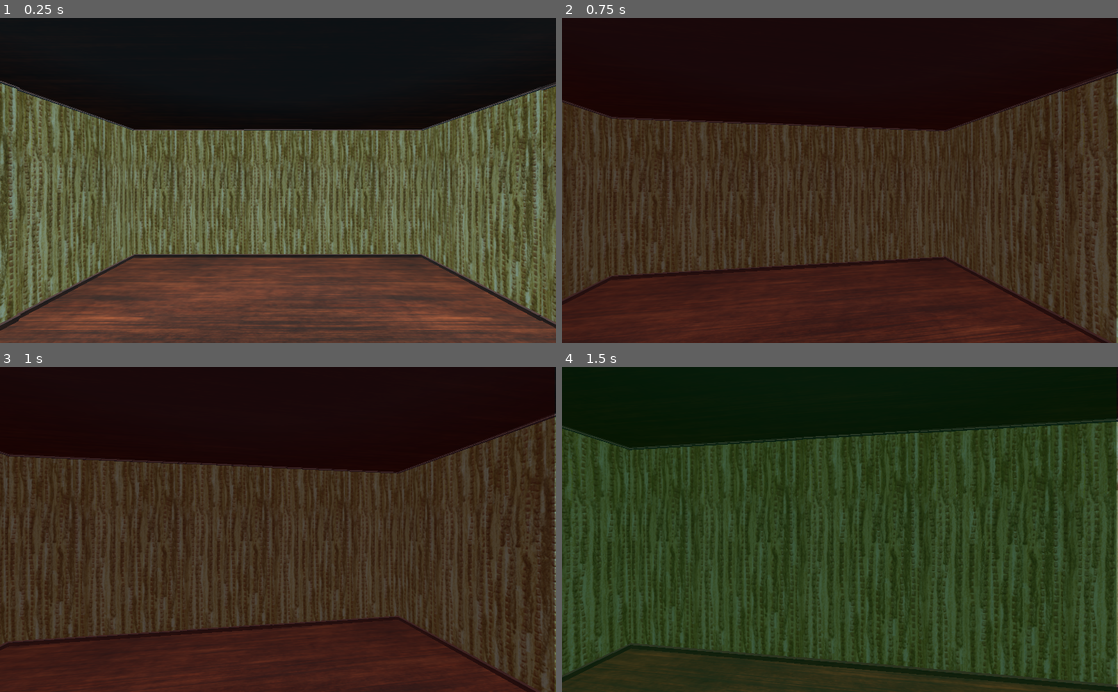
Above: before the commit, frames 1-4 (two rows, left to right).
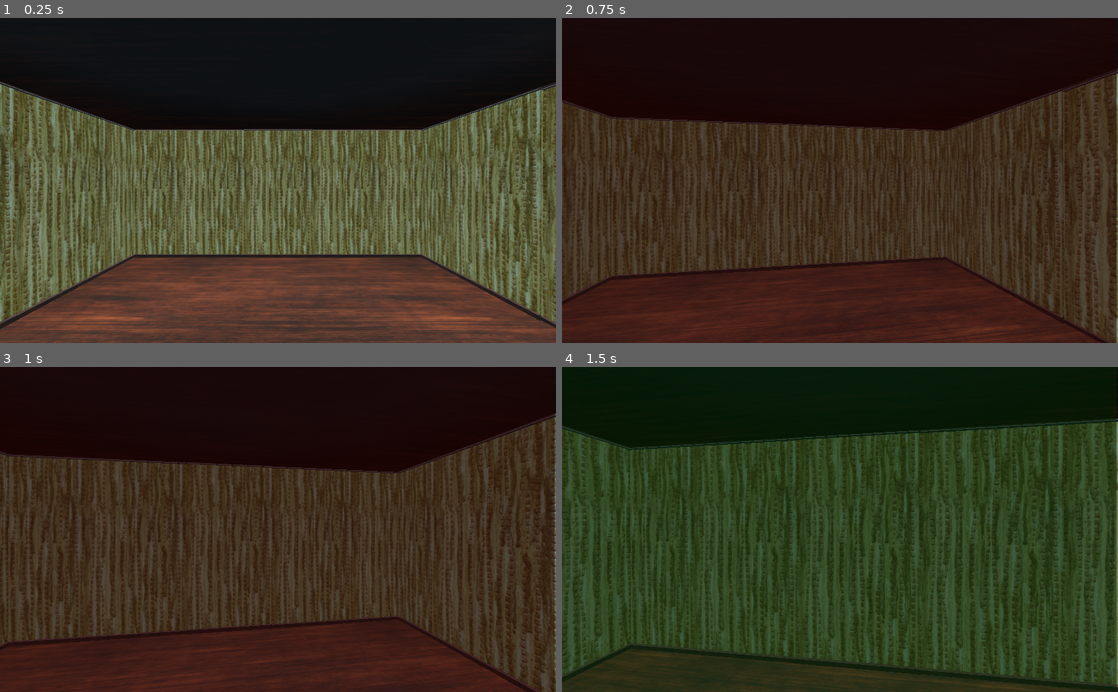
Above: after the commit, the same moments.

Repository: dvbeelen/LEECH
Game: Godot game, scene res://TestScene.tscn
The game is run twice, just before and just after one commit, with the same random seed, the same clock (stepped at 60 frames per second) and the same inputs.
Inputs (mouse positions are in pixels of both pictures, inside the frame that each line leads up to):
- Up to frame 1 (0.25 s): no input
- Up to frame 2 (0.75 s): tap Enter at 0.5 s; move the mouse to (867, 180) at 0.52 s; hold W (move_forward) from 0.53 s (still down); tap 1 (frame_1) at 0.6 s
- Up to frame 3 (1 s): keep holding W (move_forward)
- Up to frame 4 (1.5 s): keep holding W (move_forward); move the mouse to (812, 529) at 1.27 s; tap 2 (frame_2) at 1.35 s

The runs differ from the first frame. In frame 1, 1.3% of the frame differs, in the area x 0-4%, y 19-97%; in frame 2, nothing differs; in frame 3, nothing differs; in frame 4, nothing differs.

Commit message:
Added ceiling

Diff:
--- a/TestScene.tscn
+++ b/TestScene.tscn
@@ -22,10 +22,10 @@
 [node name="Room" type="Spatial" parent="Assets"]
 transform = Transform( 1, 0, 0, 0, 1, 0, 0, 0, 1, 0, -0.01, 0 )
 
-[node name="Floor" parent="Assets/Room" instance=ExtResource( 3 )]
+[node name="Ceiling" parent="Assets/Room" instance=ExtResource( 3 )]
 transform = Transform( 1, 0, 0, 0, 1, 0, 0, 0, 1, -0.00429678, 5.89237, 0.0193009 )
 
-[node name="Floor2" parent="Assets/Room" instance=ExtResource( 3 )]
+[node name="Floor" parent="Assets/Room" instance=ExtResource( 3 )]
 transform = Transform( 1, 0, 0, 0, 1, 0, 0, 0, 1, -0.00429678, 0.0316992, 0.0193009 )
 
 [node name="Walls" type="Spatial" parent="Assets/Room"]
@@ -103,5 +103,5 @@
 frame = "green"
 
 [node name="Dissapearing_Wall3" parent="Assets/Obstacles" instance=ExtResource( 2 )]
-transform = Transform( -1, 0, -3.25841e-07, 0, 1, 0, 3.25841e-07, 0, -1, 6.42773, 0, 0 )
+transform = Transform( -1, 0, -3.25841e-07, 0, 1, 0, 3.25841e-07, 0, -1, 6.5002, -0.000322819, 0 )
 frame = "red"
